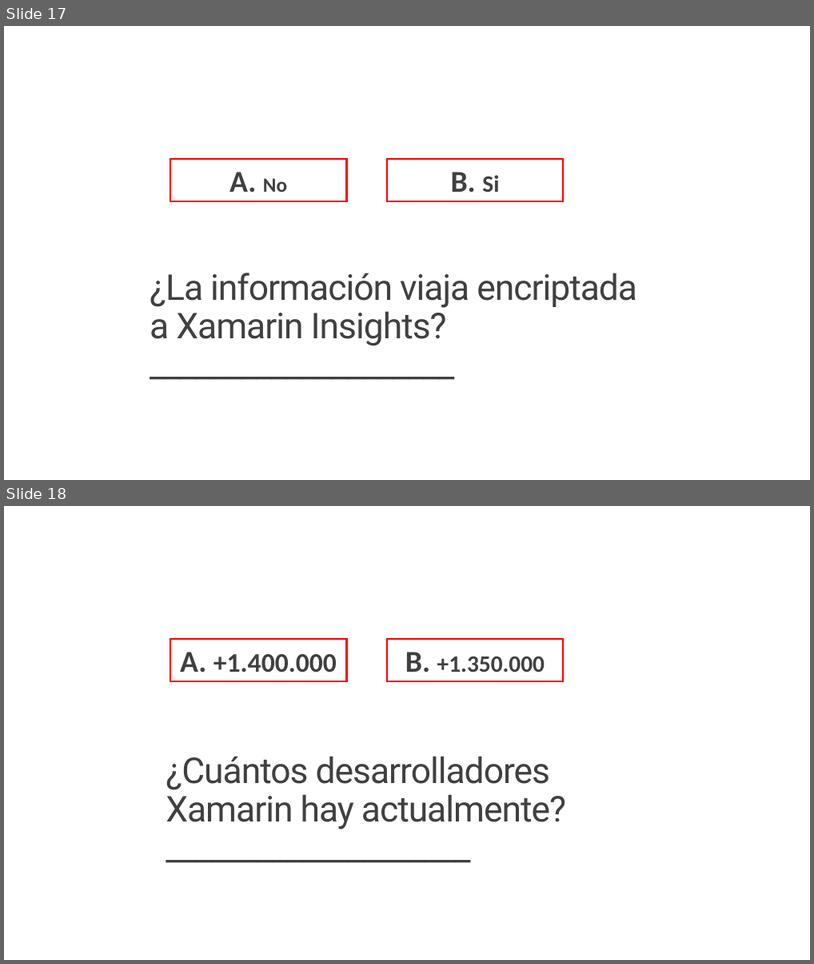
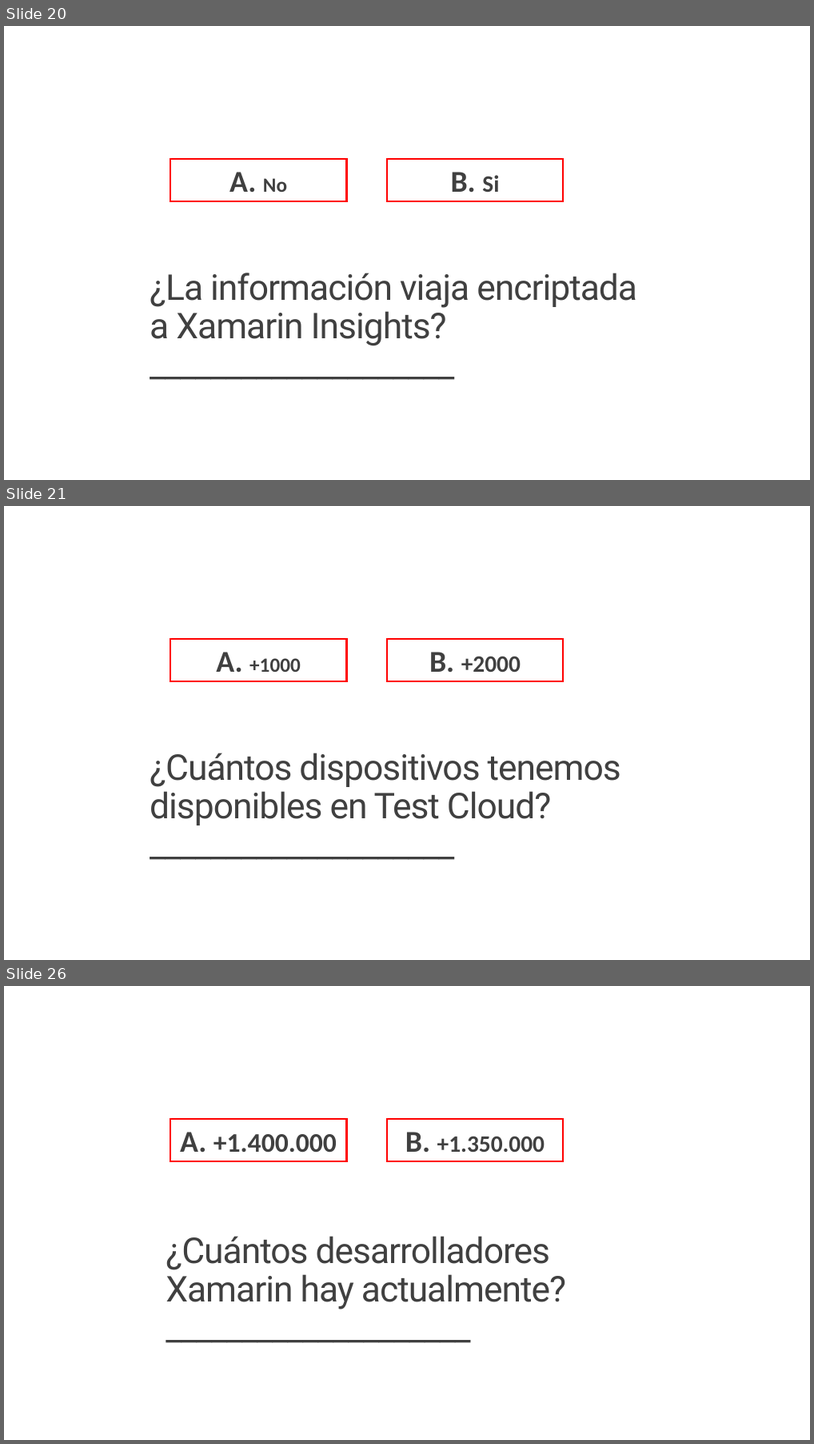
Before and after one commit to jsuarezruiz/Events, a slide deck: Xamarin 4 Party/03. Xamarin 4 Contest.pptx. Shown one above the other, each under a label of ours: slides 17 and 18 before the commit, slides 20, 21 and 26 after it; the slides between them are not shown. The pictures are 814x964 and 814x1444 pixels, drawn with LibreOffice and Linux fonts; fonts in the diff are those of the drawing. Boxes give left, top, right and bottom in pixels: in the first picture for what was removed or moved away, otherwise in the second. Text is boxed around its words. In the diff, an @@ line names an element or a change of style, - is before the commit and + after.

```diff
--- a/Xamarin 4 Party/03. Xamarin 4 Contest.pptx
+++ b/Xamarin 4 Party/03. Xamarin 4 Contest.pptx
@@ slide 21 added at (x1=4, y1=506, x2=810, y2=960), background #FFFFFF @@
@@ rectangle added at (x1=170, y1=639, x2=347, y2=681), outline #FF0000 2.25 pt, 24 pt, text #404040, bold @@
+A. +1000
@@ rectangle added at (x1=387, y1=639, x2=563, y2=681), outline #FF0000 2.25 pt, 28 pt, text #404040, bold @@
+B. +2000
@@ title added at (x1=150, y1=752, x2=622, y2=825), 42.3 pt, text #404040 @@
+¿Cuántos dispositivos tenemos disponibles en Test Cloud?
+____________________
@@ what was slide 17 is now slide 20 @@
@@ what was slide 18 is now slide 26 @@
```
Also in this commit, not shown: 7 other slides added, 1 other file.
